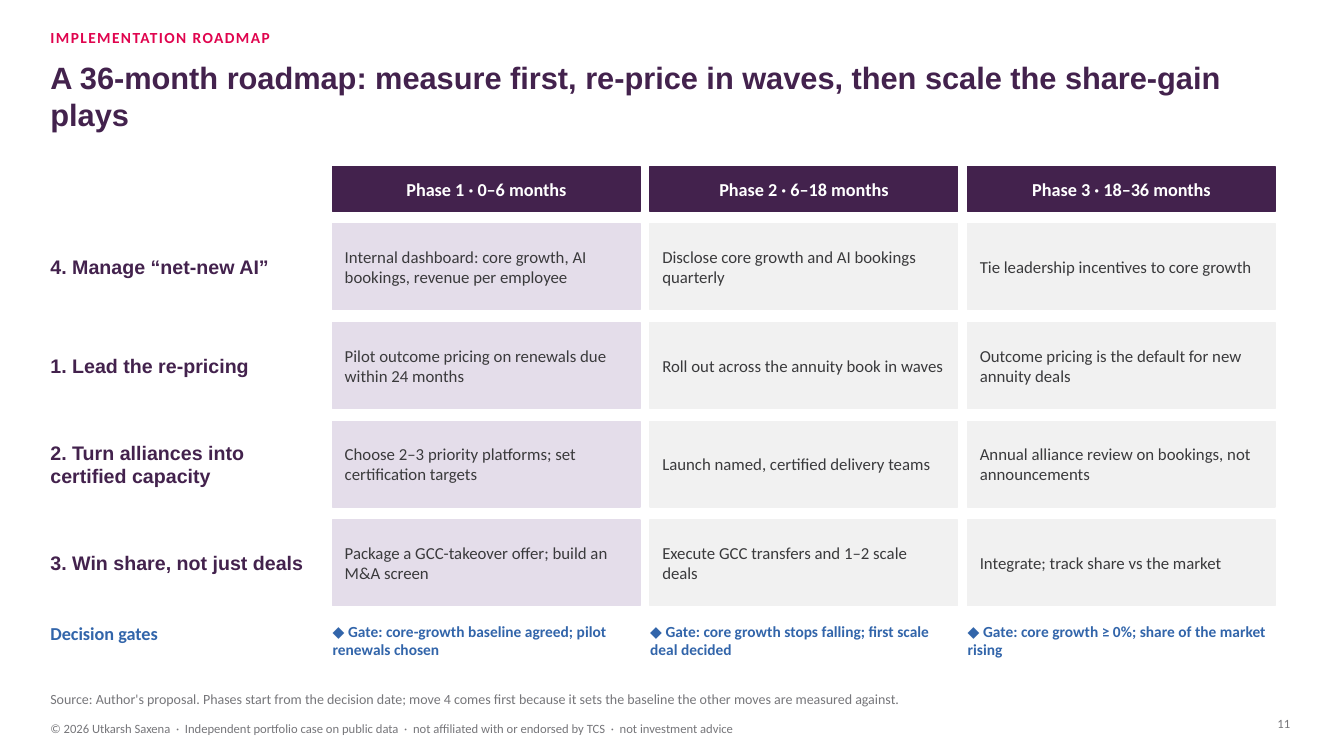
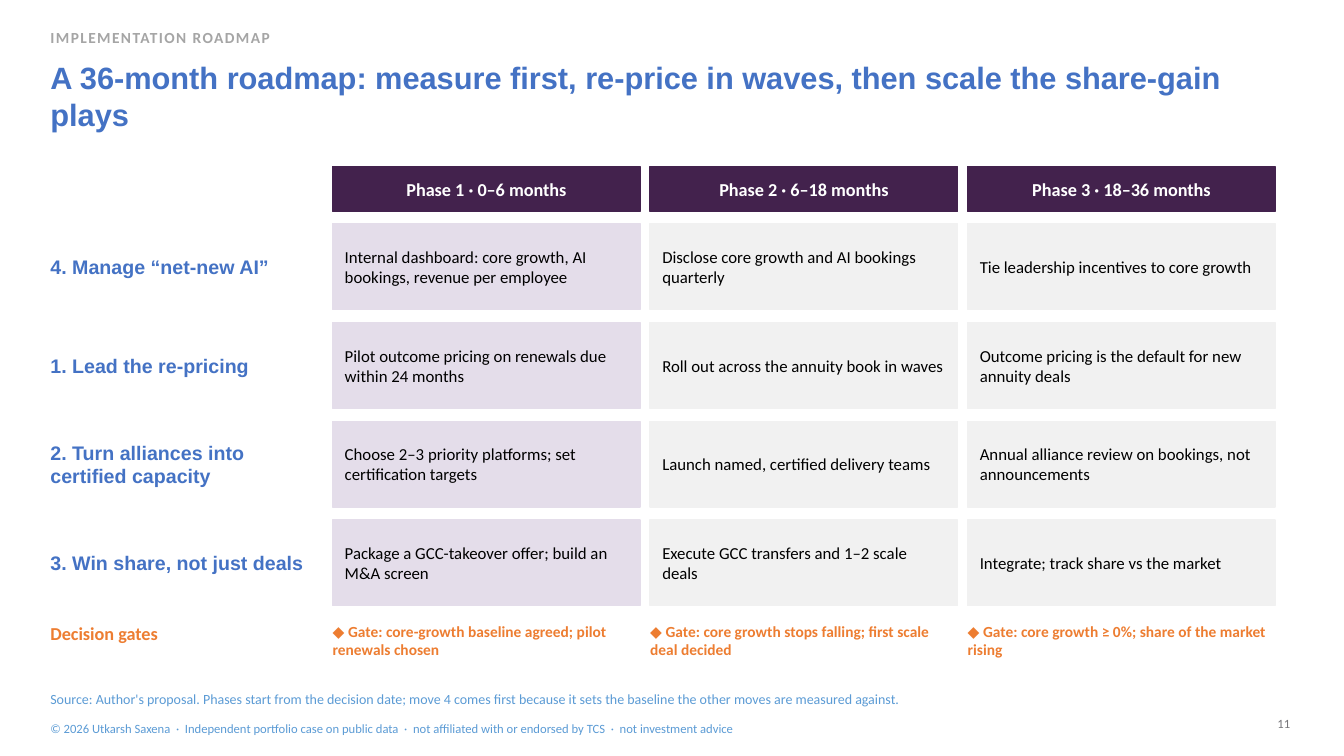
Before and after one commit to lokpriye96/ai-consulting-report-genai-services, a slide deck: slide 11 of outputs/TCS_AI_Deflation_Strategy.pptx. Drawn at 1344x756 pixels with LibreOffice and Linux fonts; fonts in the diff are those of the drawing. Boxes give left, top, right and bottom in pixels: in the first picture for what was removed or moved away, otherwise in the second. Text is boxed around its words. In the diff, an @@ line names an element or a change of style, - is before the commit and + after.

```diff
--- a/outputs/TCS_AI_Deflation_Strategy.pptx
+++ b/outputs/TCS_AI_Deflation_Strategy.pptx
@@ text "IMPLEMENTATION ROADMAP" at box(50, 33, 270, 43): text colour #E0044E to #A5A5A5 @@
@@ text colour #43224D to #4472C4 in 5 elements at box(50, 66, 1220, 131), box(50, 260, 268, 278), box(50, 358, 248, 377), box(50, 445, 244, 487), box(50, 555, 303, 574) @@
@@ text colour #3A3A3C to #000000 in 12 elements at box(345, 251, 587, 286), box(662, 251, 916, 286), box(980, 261, 1251, 276), box(345, 350, 606, 382), box(662, 360, 943, 375), box(980, 350, 1241, 385), box(345, 448, 575, 483), box(662, 458, 930, 473), box(980, 448, 1250, 480), box(345, 547, 607, 579), box(662, 547, 907, 579), box(980, 557, 1221, 572) @@
@@ text colour #3265AA to #ED7D31 in 4 elements at box(333, 626, 606, 655), box(650, 626, 929, 655), box(968, 626, 1266, 658), box(50, 627, 158, 643) @@
@@ text "Source: Author's proposal. Phases start ..." at box(50, 694, 899, 707): text colour #76767A to #5B9BD5 @@
@@ text "© 2026 Utkarsh Saxena · ..." at box(64, 724, 733, 735): text colour #76767A to #5B9BD5 @@
```
Also in this commit, not shown: 11 other slides changed, 22 other files.
